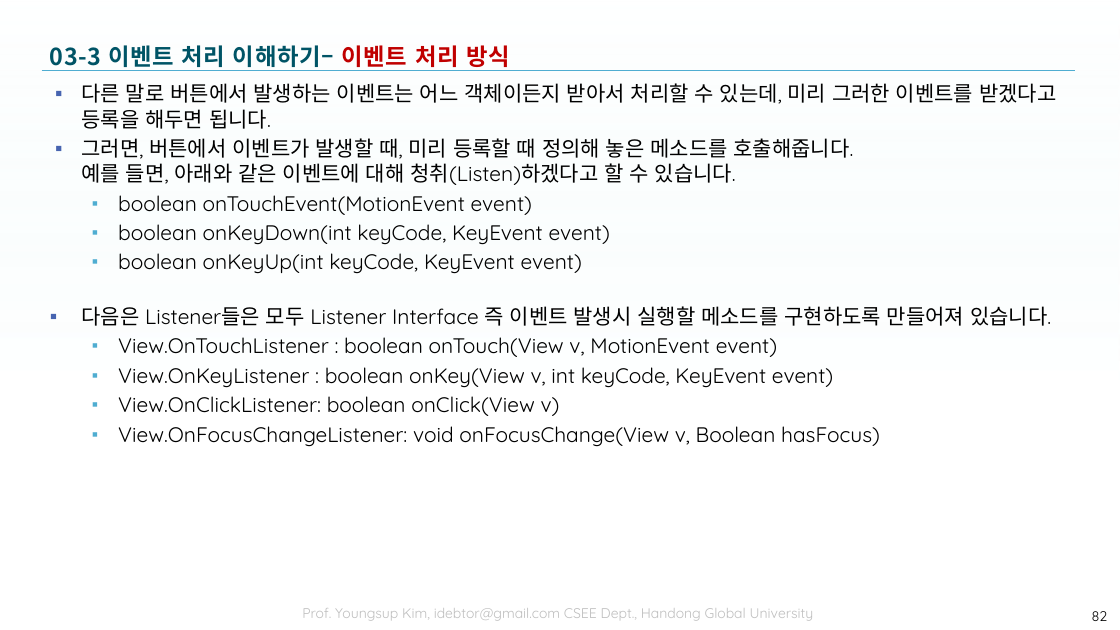
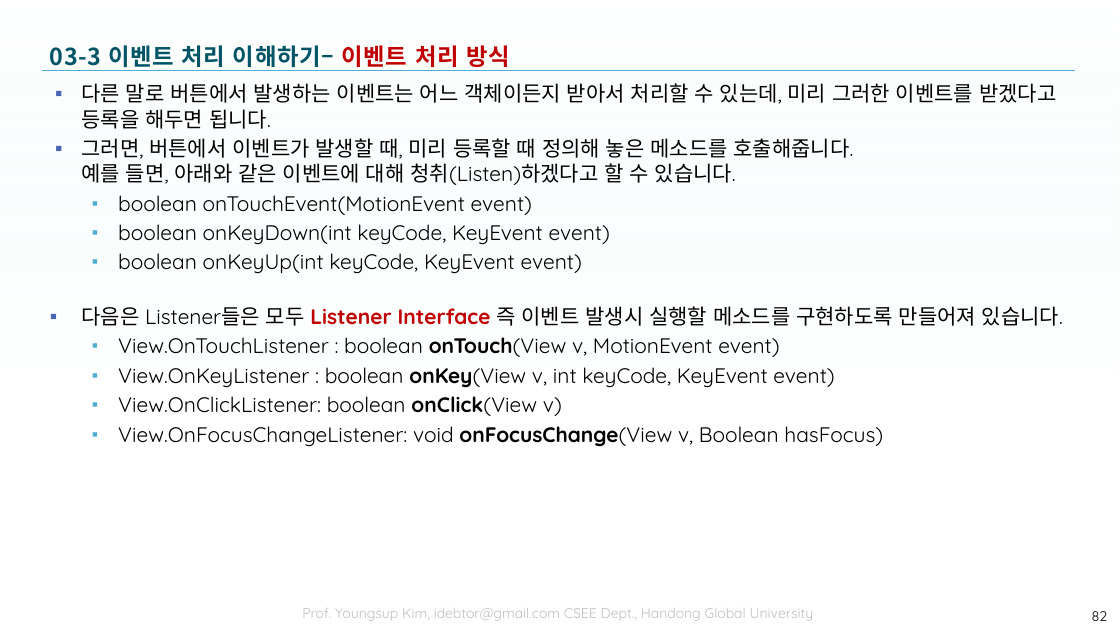
Before and after one commit to tae7841/HuStarAS, a slide deck: slide 82 of ppts/03Widget.pptx. Drawn at 1120x630 pixels with LibreOffice and Linux fonts; fonts in the diff are those of the drawing; background and template pictures are left out. Boxes give left, top, right and bottom in pixels: in the first picture for what was removed or moved away, otherwise in the second. Text is boxed around its words. In the diff, an @@ line names an element or a change of style, - is before the commit and + after.

```diff
--- a/ppts/03Widget.pptx
+++ b/ppts/03Widget.pptx
@@ text at <box>81,306,1063,447</box>: text colour #000000 to #C00000 in "Listener Interface"; bold on in "Listener Interface", "onTouch(View", "onKey(View", "onClick(View" and 1 more places @@
```
Also in this commit, not shown: 13 other slides changed, 1 slide added, 1 slide removed.
